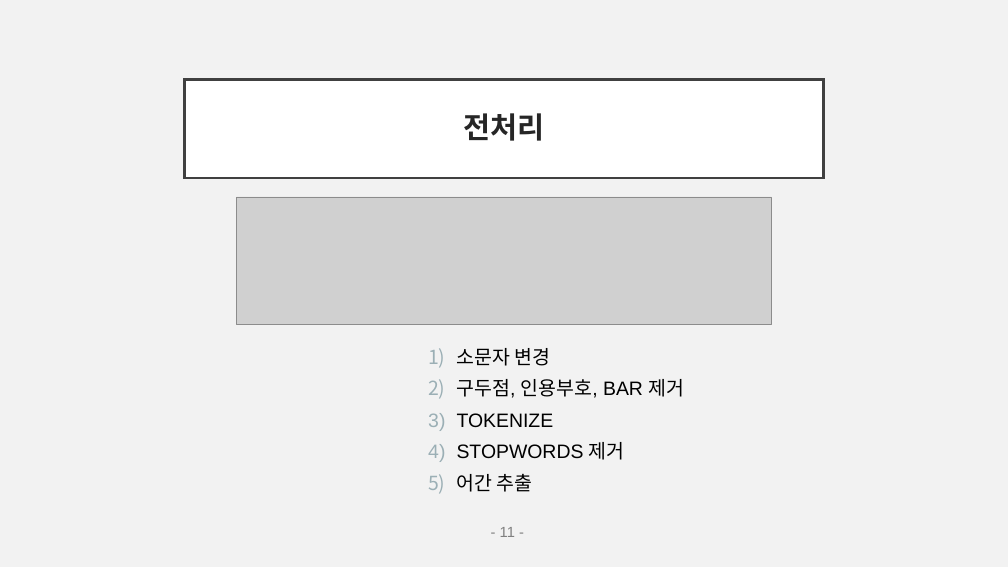
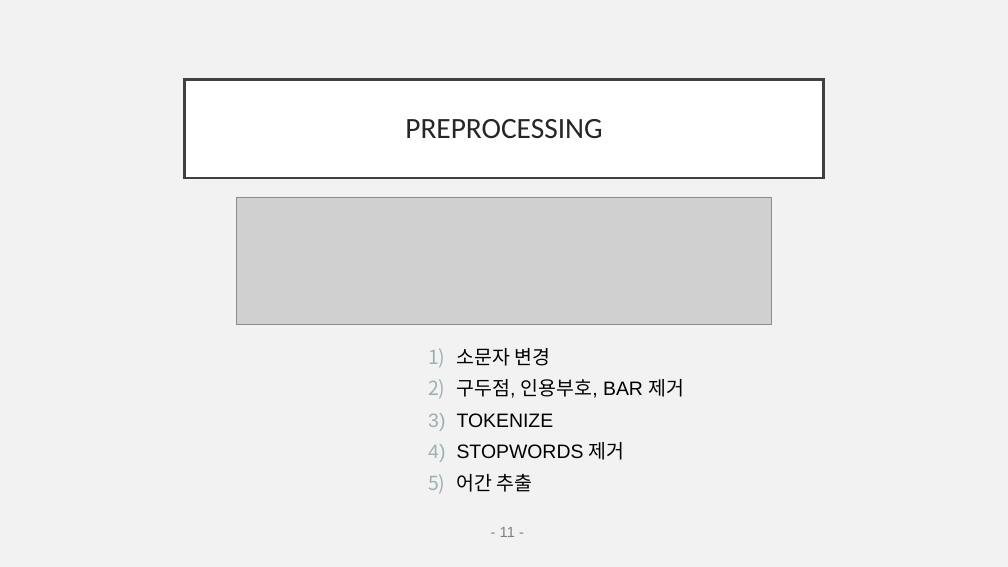
Before and after one commit to EJLEE5826/American_News_Topic_Modeling-using_LDA, a slide deck: slide 11 of final_pptNLP.pptx. Drawn at 1008x567 pixels with LibreOffice and Linux fonts; fonts in the diff are those of the drawing; grey boxes stand for pictures. Boxes give left, top, right and bottom in pixels: in the first picture for what was removed or moved away, otherwise in the second. Text is boxed around its words. In the diff, an @@ line names an element or a change of style, - is before the commit and + after.

```diff
--- a/final_pptNLP.pptx
+++ b/final_pptNLP.pptx
@@ title at (405, 119, 602, 138): text changed; font Arial to Calibri; bold off @@
-전처리
+PREPROCESSING
```
Also in this commit, not shown: 17 other slides changed, 1 slide added, 1 other file.
